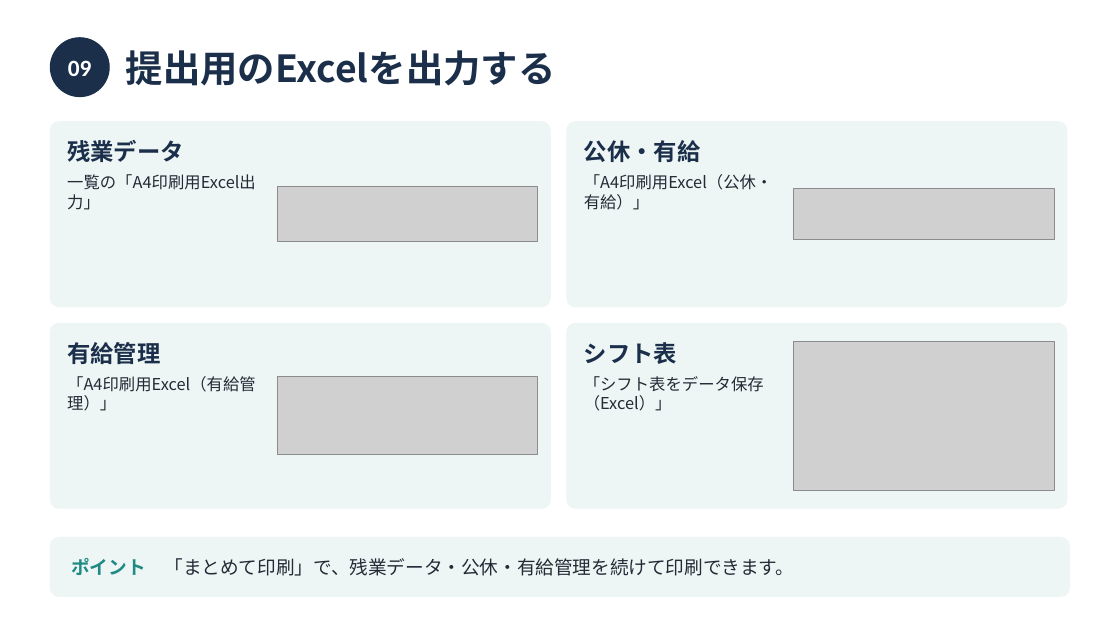
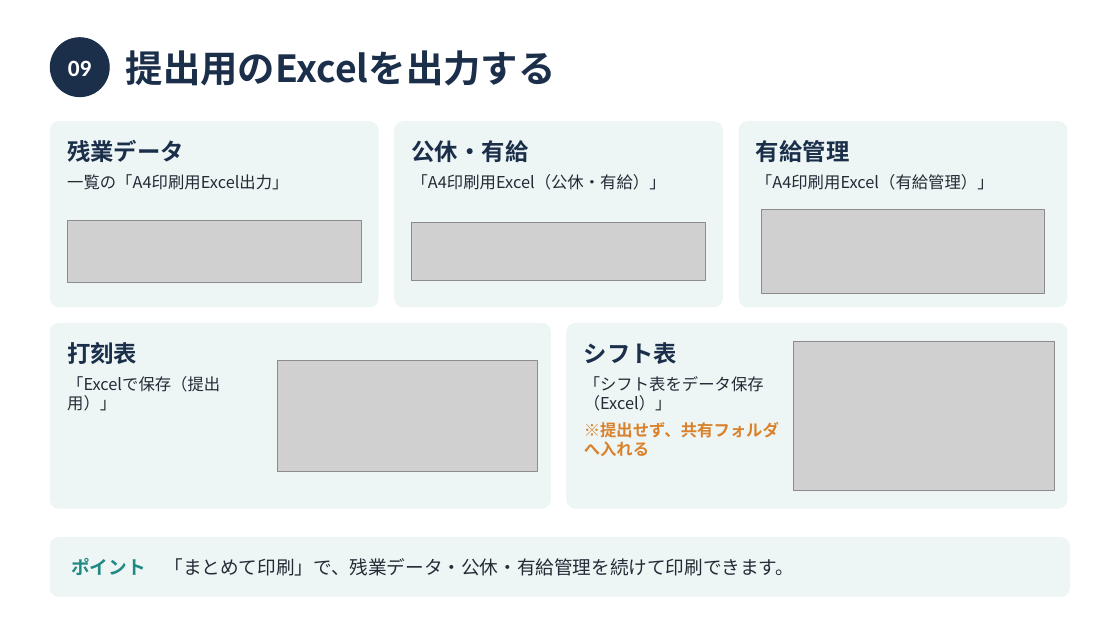
Before and after one commit to miyahara38/kintai, a slide deck: slide 11 of out/勤怠システム_かんたん版.pptx. Drawn at 1120x630 pixels with LibreOffice and Linux fonts; fonts in the diff are those of the drawing; grey boxes stand for pictures. Boxes give left, top, right and bottom in pixels: in the first picture for what was removed or moved away, otherwise in the second. Text is boxed around its words. In the diff, an @@ line names an element or a change of style, - is before the commit and + after.

```diff
--- a/out/勤怠システム_かんたん版.pptx
+++ b/out/勤怠システム_かんたん版.pptx
@@ rounded rectangle: place and size @@
-rounded rectangle at (50,122,550,307)
+rounded rectangle at (50,122,378,307)
@@ rounded rectangle: place and size @@
-rounded rectangle at (567,122,1067,307)
+rounded rectangle at (395,122,723,307)
@@ text "公休・有給": place and size @@
-text "公休・有給" at (584,140,701,162)
+text "公休・有給" at (412,140,529,162)
@@ rounded rectangle added at (739,122,1067,307), fill #EEF6F5, outline #EEF6F5 1 pt @@
@@ text "有給管理": place and size @@
-text "有給管理" at (67,342,160,364)
+text "有給管理" at (756,140,849,162)
@@ text "一覧の「A4印刷用Excel出力」" rewrapped from (67,174,256,210) to (67,174,288,190) @@
@@ text "「A4印刷用Excel（公休・有給）」" rewrapped from (584,174,773,210) to (412,174,666,190) @@
@@ text "「A4印刷用Excel（有給管理）」" rewrapped from (67,376,256,411) to (756,174,994,190) @@
@@ picture: place and size @@
-picture at (277,377,538,455)
+picture at (762,209,1044,294)
@@ picture: place and size @@
-picture at (277,187,538,241)
+picture at (67,220,361,282)
@@ picture: place and size @@
-picture at (794,188,1054,239)
+picture at (412,223,706,281)
@@ text added at (67,342,137,364), 20 pt, text #1B2F4B, bold @@
+打刻表
@@ text added at (67,376,220,411), 14 pt, text #222B36 @@
+「Excelで保存（提出用）」
@@ picture added at (277,360,538,472) @@
@@ text at (584,422,779,456): paragraph added @@
+※提出せず、共有フォルダへ入れる
```
Also in this commit, not shown: 1 other slide changed.
